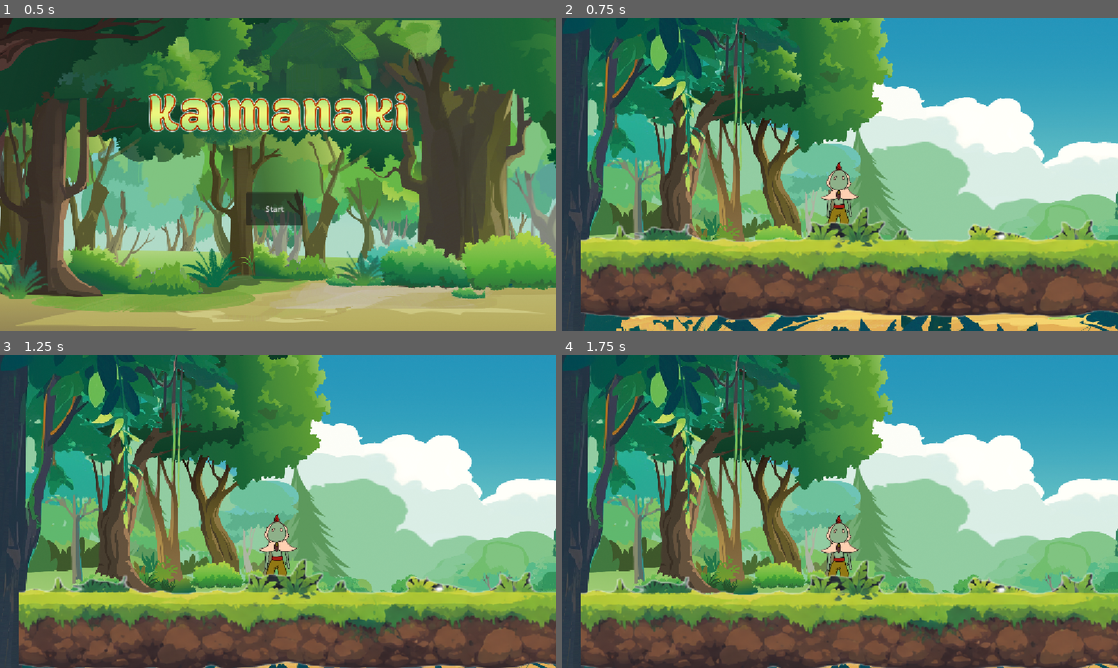
Above: before the commit, frames 1-4 (two rows, left to right).
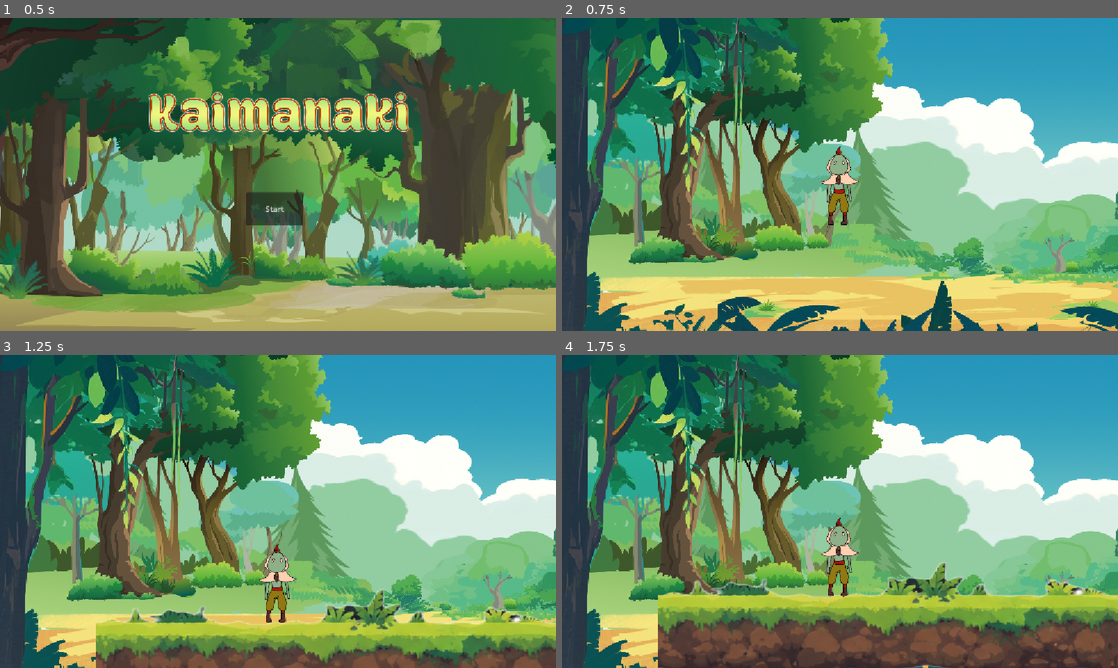
Above: after the commit, the same moments.

Repository: wmas516/SOFTENG700-Guardians-of-the-Forest
Game: Godot game, scene res://main/scenes/Main.tscn
Two runs of this game, one before a commit and one after it. Both use one fixed random seed, a clock stepped at 60 frames per second and the inputs below.
Inputs (mouse positions are in pixels of both pictures, inside the frame that each line leads up to):
- Up to frame 1 (0.5 s): no input
- Up to frame 2 (0.75 s): click "Start" at 0.5 s
- Up to frame 3 (1.25 s): no input
- Up to frame 4 (1.75 s): move the mouse to (962, 495) at 1.27 s; hold D (Right) from 1.28 s (still down); tap E (Heal) at 1.35 s; click (962, 495) at 1.42 s; tap W (Up) at 1.52 s

Frame 1 is identical in both runs. In frame 2, 26% of the frame differs, in the area x 3-100%, y 40-97%; in frame 3, 24%; in frame 4, 16%.
Error before the commit: Parse Error: Class "PlatformPlayer" hides a global script class. (res://main/scripts/src/main/platforming/player.gd:1)

Commit message:
Feat/player singleton (#17)
* Created player state singleton that autoloads

* PlayerData functions now work

* Fixed classname global script issue

* Updated player instance values

* Readded player instance to player group

Diff:
--- a/guardians-of-the-forrest/main/scenes/levels/platforming/Platforming.tscn
+++ b/guardians-of-the-forrest/main/scenes/levels/platforming/Platforming.tscn
@@ -19,13 +19,6 @@
 
 [node name="Level" type="Node2D" unique_id=455574578]
 script = ExtResource("1_ov1ge")
-
-[node name="Player" parent="." unique_id=868766390 groups=["Player"] instance=ExtResource("2_cd8s3")]
-position = Vector2(578, 392)
-scale = Vector2(0.5, 0.5)
-gravity = 600
-speed = 200
-jump_force = 300
 
 [node name="Background1" parent="." unique_id=1015706442 instance=ExtResource("4_ov1ge")]
 
@@ -184,6 +177,13 @@
 [node name="Center7" parent="Ground" unique_id=1624362260 instance=ExtResource("7_mhbhg")]
 position = Vector2(5264, 494)
 
+[node name="Player" parent="." unique_id=868766390 instance=ExtResource("2_cd8s3")]
+position = Vector2(507, 255)
+scale = Vector2(0.5, 0.5)
+gravity = 600
+speed = 200
+jump_force = 300
+
 [connection signal="body_entered" from="Deathzone" to="." method="_on_deathzone_body_entered"]
 [connection signal="body_entered" from="Obstacles/Obstacle1" to="." method="_on_deathzone_body_entered"]
 [connection signal="body_entered" from="Obstacles/Obstacle2" to="." method="_on_deathzone_body_entered"]
--- a/guardians-of-the-forrest/main/scenes/levels/platforming/Player.tscn
+++ b/guardians-of-the-forrest/main/scenes/levels/platforming/Player.tscn
@@ -1,6 +1,6 @@
 [gd_scene format=3 uid="uid://bpdur70ykfenc"]
 
-[ext_resource type="Script" uid="uid://c8sv2ou7vl476" path="res://main/scripts/src/main/platforming/player.gd" id="1_3vyb7"]
+[ext_resource type="Script" uid="uid://c6mde2o80h72h" path="res://main/scripts/src/main/platforming/Player.gd" id="1_738yx"]
 [ext_resource type="Texture2D" uid="uid://glxtr452fr43" path="res://resources/sprites/Stand_Frame.png" id="2_8naqe"]
 [ext_resource type="Texture2D" uid="uid://b7dw3amonc2pc" path="res://resources/sprites/Walk_Cycle.png" id="3_m7xua"]
 
@@ -84,8 +84,8 @@
 [sub_resource type="RectangleShape2D" id="RectangleShape2D_ifepu"]
 size = Vector2(38, 131.5)
 
-[node name="Player" type="CharacterBody2D" unique_id=868766390]
-script = ExtResource("1_3vyb7")
+[node name="Player" type="CharacterBody2D" unique_id=868766390 groups=["Player"]]
+script = ExtResource("1_738yx")
 
 [node name="AnimatedSprite2D" type="AnimatedSprite2D" parent="." unique_id=1068237543]
 scale = Vector2(0.51428574, 0.5142857)
--- a/guardians-of-the-forrest/main/scripts/src/main/platforming/Level.gd
+++ b/guardians-of-the-forrest/main/scripts/src/main/platforming/Level.gd
@@ -1,15 +1,14 @@
 extends Node2D
-
-
 @onready var start_position: Marker2D = $StartPosition
 @onready var tree: Interactable = $Interactables/Tree
 @onready var tree_2: Interactable = $Interactables/Tree2
 
 func _on_deathzone_body_entered(body: Node2D) -> void:
 	if body is not PlatformPlayer: return
-	print("Player Killed")
+	PlayerData.take_damage(10)
 	body.velocity = Vector2.ZERO
 	body.global_position = start_position.global_position
+	print("Player Killed")
 
 # In any parent node or level script
 func _ready() -> void:
--- /dev/null
+++ b/guardians-of-the-forrest/main/scripts/src/main/player_data.gd
@@ -0,0 +1,22 @@
+extends Node
+
+signal health_changed(new_health: int, max_health: int)
+signal player_died
+
+var max_health: int = 100
+var health: int = max_health
+
+func take_damage(amount: int) -> void:
+	health -= amount
+	health_changed.emit(health, max_health)
+	print(health)
+	if health == 0:
+		player_died.emit()
+
+func heal(amount: int) -> void:
+	health = clampi(health + amount, 0, max_health)
+	health_changed.emit(health, max_health)
+
+func reset() -> void:
+	health = max_health
+	health_changed.emit(health, max_health)
--- a/guardians-of-the-forrest/project.godot
+++ b/guardians-of-the-forrest/project.godot
@@ -14,6 +14,10 @@
 run/main_scene="uid://bj4p7h8cuq2r7"
 config/features=PackedStringArray("4.6", "GL Compatibility")
 config/icon="res://icon.svg"
+
+[autoload]
+
+PlayerData="*uid://cgw664gw5wods"
 
 [display]
 
Not shown, changed: guardians-of-the-forrest/main/scripts/src/main/platforming/player.gd.uid
Not shown, added: guardians-of-the-forrest/main/scripts/src/main/player_data.gd.uid
